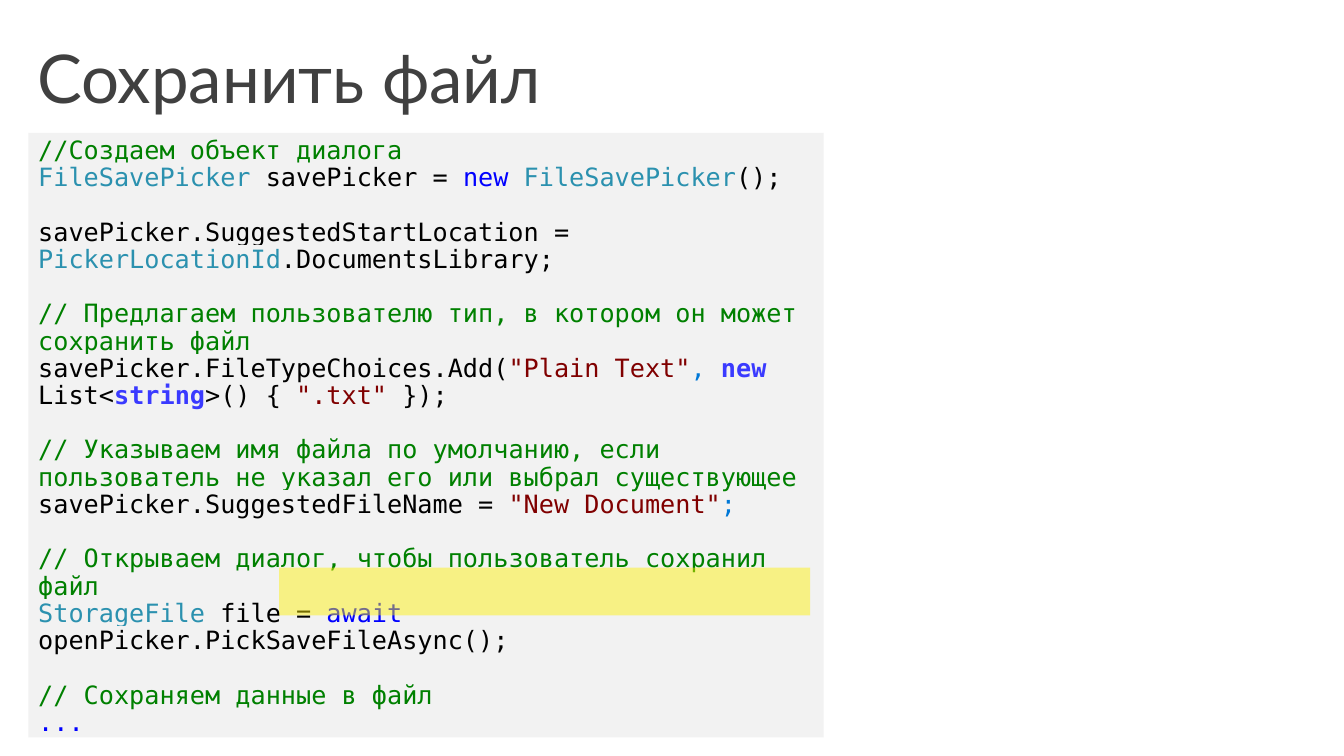
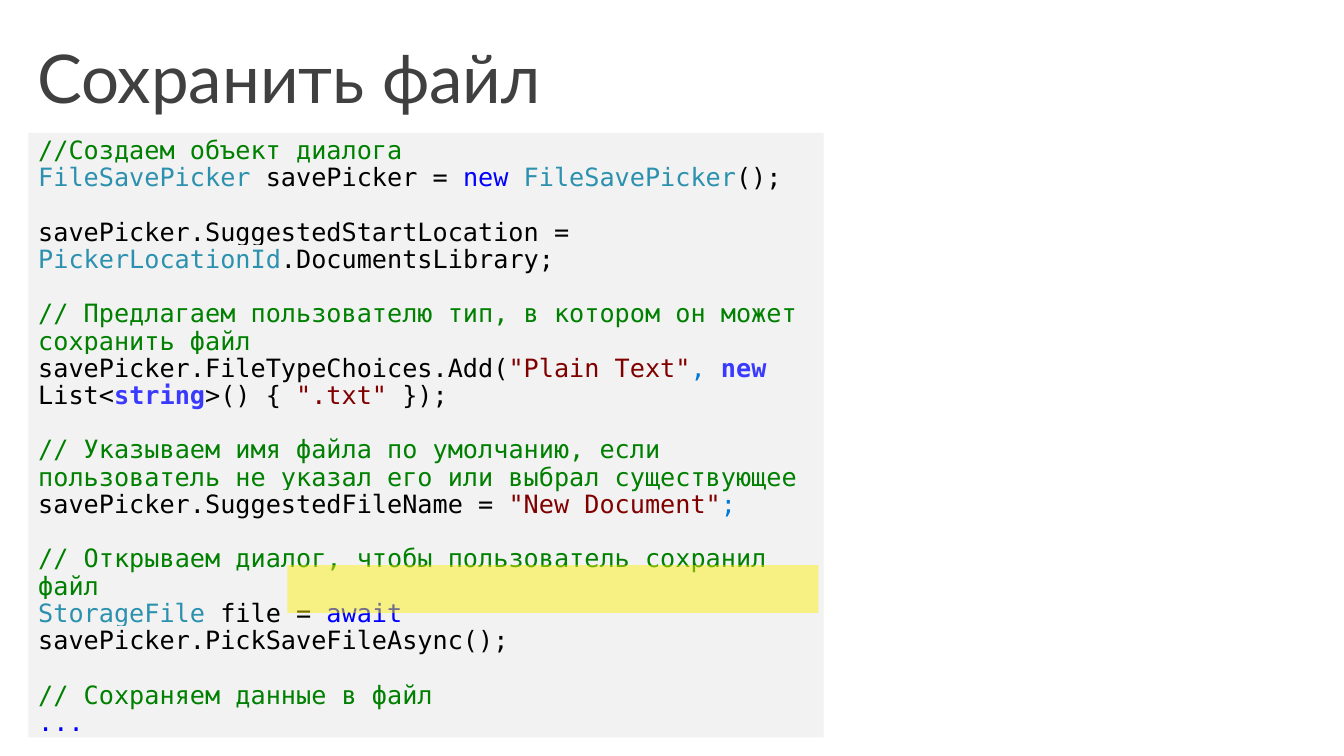
Before and after one commit to evangelism/Win10UWPCourse, a slide deck: slide 21 of 06. Data Storage/Mod 9. File Management and storage (RUS).pptx. Drawn at 1344x756 pixels with LibreOffice and Linux fonts; fonts in the diff are those of the drawing. Boxes give left, top, right and bottom in pixels: in the first picture for what was removed or moved away, otherwise in the second. Text is boxed around its words. In the diff, an @@ line names an element or a change of style, - is before the commit and + after.

Commit message:
Add corrections

```diff
--- a/06. Data Storage/Mod 9. File Management and storage (RUS).pptx
+++ b/06. Data Storage/Mod 9. File Management and storage (RUS).pptx
@@ text in rectangle at (x1=38, y1=139, x2=797, y2=710): text changed @@
-//Создаем объект диалога
-FileSavePicker savePicker = new FileSavePicker();
-savePicker.SuggestedStartLocation = PickerLocationId.DocumentsLibrary;
-// Предлагаем пользователю тип, в котором он может сохранить файл
-savePicker.FileTypeChoices.Add("Plain Text", new List<string>() { ".txt" });
-// Указываем имя файла по умолчанию, если пользователь не указал его или выбрал существующее
-savePicker.SuggestedFileName = "New Document";
-// Открываем диалог, чтобы пользователь сохранил файл
-StorageFile file = await openPicker.PickSaveFileAsync();
-// Сохраняем данные в файл
-...
+//Создаем объект диалога
+FileSavePicker savePicker = new FileSavePicker();
+savePicker.SuggestedStartLocation = PickerLocationId.DocumentsLibrary;
+// Предлагаем пользователю тип, в котором он может сохранить файл
+savePicker.FileTypeChoices.Add("Plain Text", new List<string>() { ".txt" });
+// Указываем имя файла по умолчанию, если пользователь не указал его или выбрал существующее
+savePicker.SuggestedFileName = "New Document";
+// Открываем диалог, чтобы пользователь сохранил файл
+StorageFile file = await savePicker.PickSaveFileAsync();
+// Сохраняем данные в файл
+...
@@ rectangle moved from (x1=279, y1=568, x2=811, y2=615) to (x1=287, y1=566, x2=819, y2=613) @@
```
